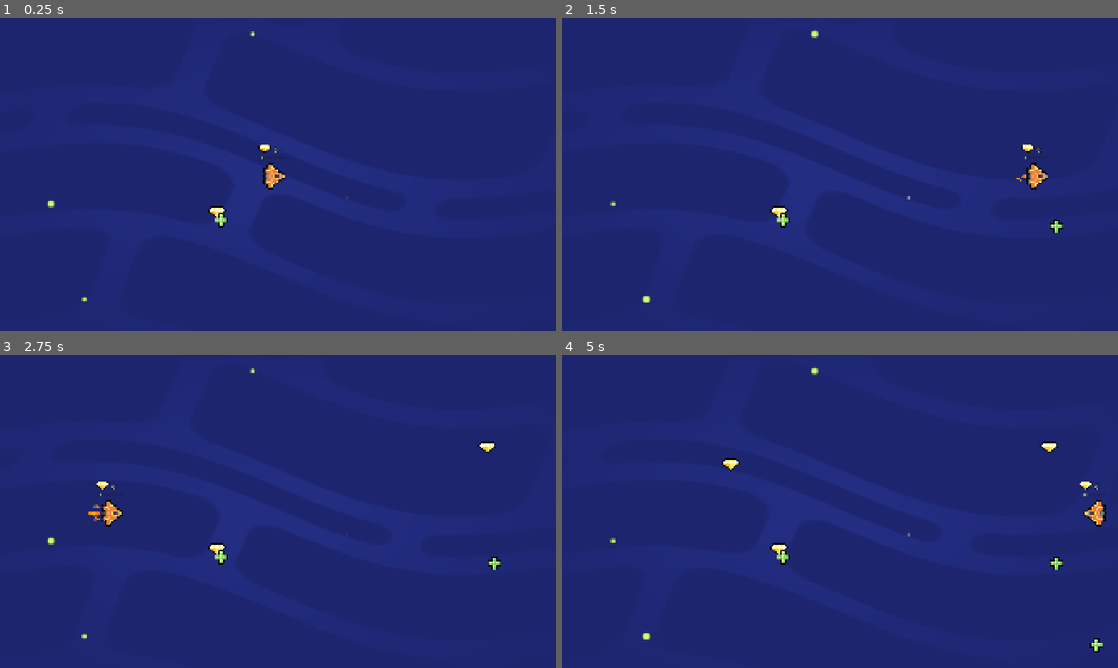
Above: before the commit, frames 1-4 (two rows, left to right).
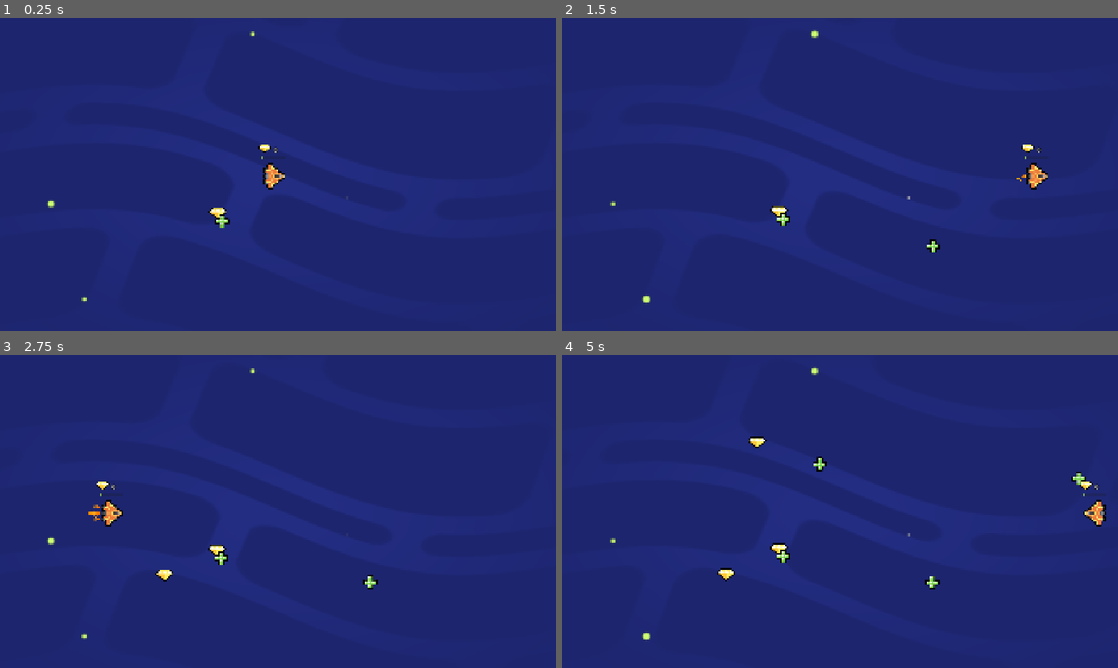
Above: after the commit, the same moments.

Repository: peeryo/M05-SY2526-Loot-it-All
Game: Godot game, scene res://lessons/space_level.tscn
Two runs of this game, one before a commit and one after it. Both use one fixed random seed, a clock stepped at 60 frames per second and the inputs below.
Inputs (mouse positions are in pixels of both pictures, inside the frame that each line leads up to):
- Up to frame 1 (0.25 s): no input
- Up to frame 2 (1.5 s): tap Enter at 0.5 s; move the mouse to (962, 158) at 0.52 s; hold D (move_right) 0.53-1.25 s; tap Z at 0.6 s; click (962, 158) at 0.67 s; tap Space at 0.77 s; drag from (728, 190) to (984, 177) at 1.27 s
- Up to frame 3 (2.75 s): move the mouse to (333, 442) at 2.02 s; hold D (move_right) from 2.03 s (still down); tap Z at 2.1 s
- Up to frame 4 (5 s): release D (move_right) at 2.75 s; drag from (812, 574) to (1056, 564) at 2.77 s; move the mouse to (1006, 558) at 3.52 s; hold A (move_left) 3.53-4.25 s; tap Z at 3.6 s; tap Space at 3.77 s; drag from (673, 464) to (778, 549) at 4.27 s

The runs differ from the first frame. In frame 1, 0.1% of the frame differs, in the area x 37-42%, y 60-68%; in frame 2, 0.2%; in frame 3, 0.4%; in frame 4, 0.8%, in the area x 27-98%, y 26-96%.

Commit message:
M05L10 completed

Diff:
--- a/lessons/item.gd
+++ b/lessons/item.gd
@@ -1,7 +1,23 @@
 extends Area2D
+
+func _ready() -> void:
+	area_entered.connect(_on_area_entered)
+	var tween := create_tween()
+	var sprite_2d := get_node("Sprite2D")
+	var target_position := Vector2(500,400)
+	var animation_duration := 2.0
+	tween.tween_property(sprite_2d, "position", target_position, animation_duration)
+	play_floating_animation()
+
+func play_floating_animation() -> void:
+	var tween := create_tween()
+	tween.set_trans(Tween.TRANS_SINE)
+	var sprite2d := get_node("Sprite2D")
+	var position_offset := Vector2(0.0,4.0)
+	var duration = randf_range(0.8, 1.2)
+	tween.tween_property(sprite2d, "position", position_offset, duration)
+	tween.tween_property(sprite2d, "position", -1.0 * position_offset, duration)
+	tween.set_loops()
 
 func _on_area_entered(area_that_entered: Area2D) -> void:
 	queue_free()
-
-func _ready() -> void:
-	area_entered.connect(_on_area_entered)
